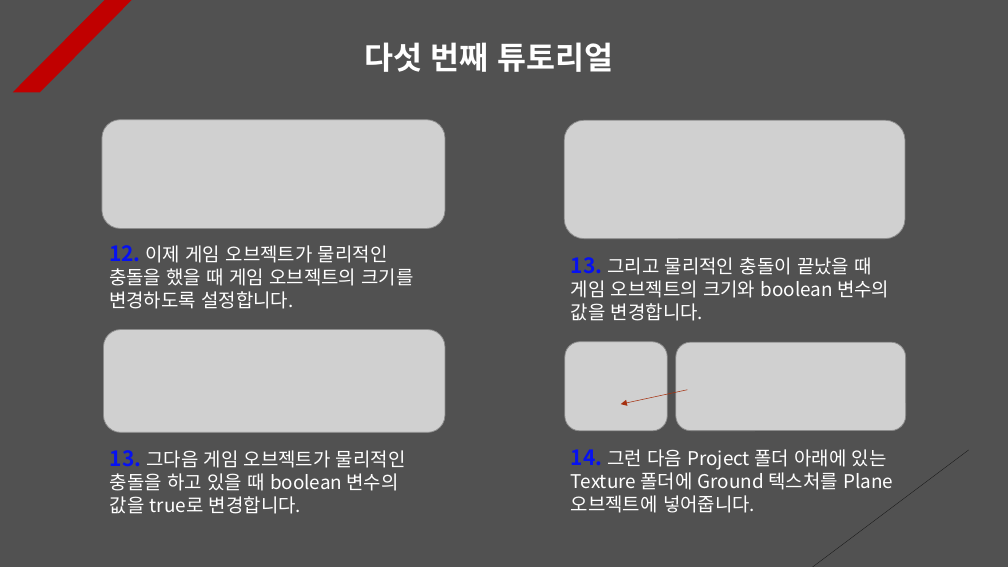
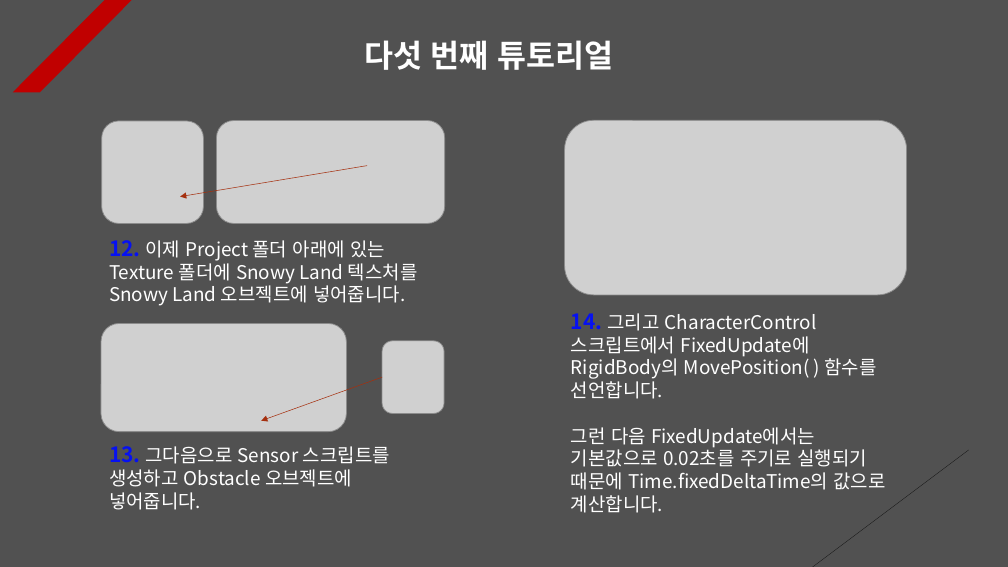
Before and after one commit to Unity2033/3D-UnityEngine, a slide deck: slide 5 of Assets/Class/Collision/PPT Data/Collision Example.pptx. Drawn at 1008x567 pixels with LibreOffice and Linux fonts; fonts in the diff are those of the drawing; grey boxes stand for pictures. Boxes give left, top, right and bottom in pixels: in the first picture for what was removed or moved away, otherwise in the second. Text is boxed around its words. In the diff, an @@ line names an element or a change of style, - is before the commit and + after.

```diff
--- a/Assets/Class/Collision/PPT Data/Collision Example.pptx
+++ b/Assets/Class/Collision/PPT Data/Collision Example.pptx
@@ picture added at (x1=102, y1=121, x2=204, y2=224) @@
@@ picture resized from (x1=102, y1=119, x2=445, y2=228) to (x1=216, y1=120, x2=445, y2=223) @@
@@ picture resized from (x1=564, y1=120, x2=905, y2=239) to (x1=565, y1=120, x2=907, y2=295) @@
@@ arrow added from (368, 166) to (180, 197), #A5300F 0.5 pt dashed @@
@@ text at (x1=109, y1=240, x2=418, y2=306): text changed @@
-12. 이제 게임 오브젝트가 물리적인 충돌을 했을 때 게임 오브젝트의 크기를 변경하도록 설정합니다.
+12. 이제 Project 폴더 아래에 있는 Texture 폴더에 Snowy Land 텍스처를 Snowy Land 오브젝트에 넣어줍니다.
@@ text removed at (x1=571, y1=257, x2=889, y2=321) @@
-13. 그리고 물리적인 충돌이 끝났을 때 게임 오브젝트의 크기와 boolean 변수의 값을 변경합니다.
@@ picture resized from (x1=104, y1=330, x2=445, y2=433) to (x1=101, y1=324, x2=347, y2=432) @@
@@ text added at (x1=571, y1=313, x2=886, y2=513), 18 pt, text #FFFFFF @@
+14. 그리고 CharacterControl 스크립트에서 FixedUpdate에 RigidBody의 MovePosition( ) 함수를 선언합니다.
+그런 다음 FixedUpdate에서는 기본값으로 0.02초를 주기로 실행되기 때문에 Time.fixedDeltaTime의 값으로 계산합니다.
@@ picture added at (x1=382, y1=341, x2=444, y2=414) @@
@@ picture removed at (x1=565, y1=342, x2=667, y2=431) @@
@@ picture removed at (x1=676, y1=343, x2=906, y2=431) @@
@@ arrow added from (383, 377) to (261, 420), #A5300F 0.5 pt dashed @@
@@ arrow removed from (687, 390) to (621, 405) @@
@@ text at (x1=109, y1=446, x2=390, y2=510): text changed @@
-13. 그다음 게임 오브젝트가 물리적인 충돌을 하고 있을 때 boolean 변수의 값을 true로 변경합니다.
+13. 그다음으로 Sensor 스크립트를 생성하고 Obstacle 오브젝트에 넣어줍니다.
@@ text removed at (x1=571, y1=449, x2=893, y2=513) @@
-14. 그런 다음 Project 폴더 아래에 있는 Texture 폴더에 Ground 텍스처를 Plane 오브젝트에 넣어줍니다.
```
Also in this commit, not shown: 8 other slides changed, 37 other files.
